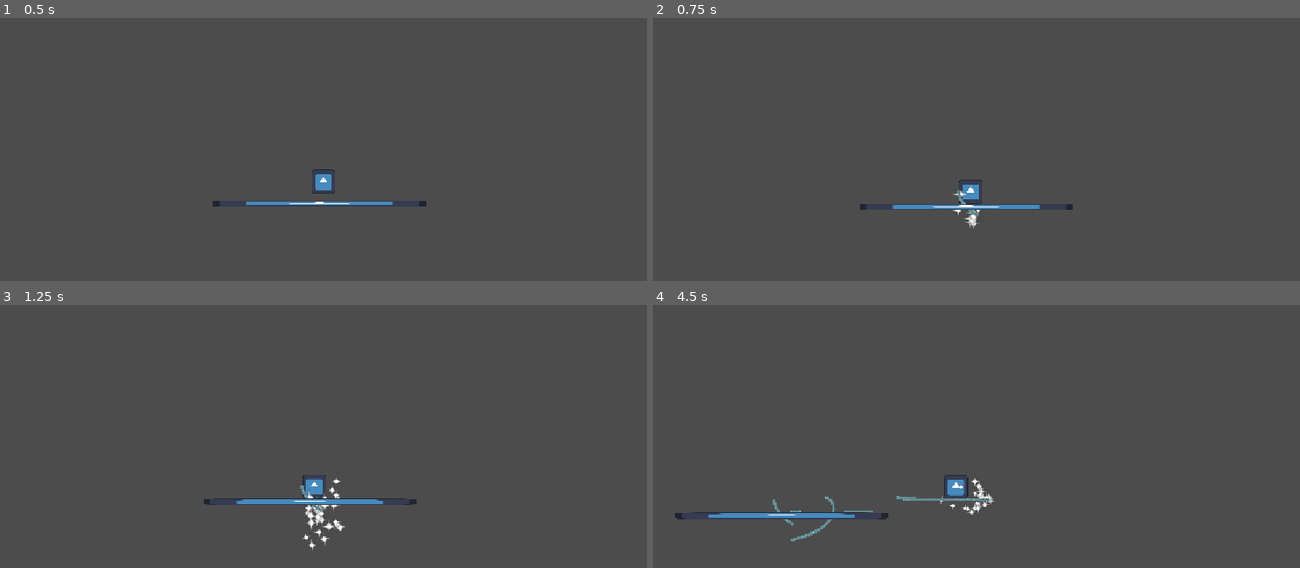
Above: before the commit, frames 1-4 (two rows, left to right).
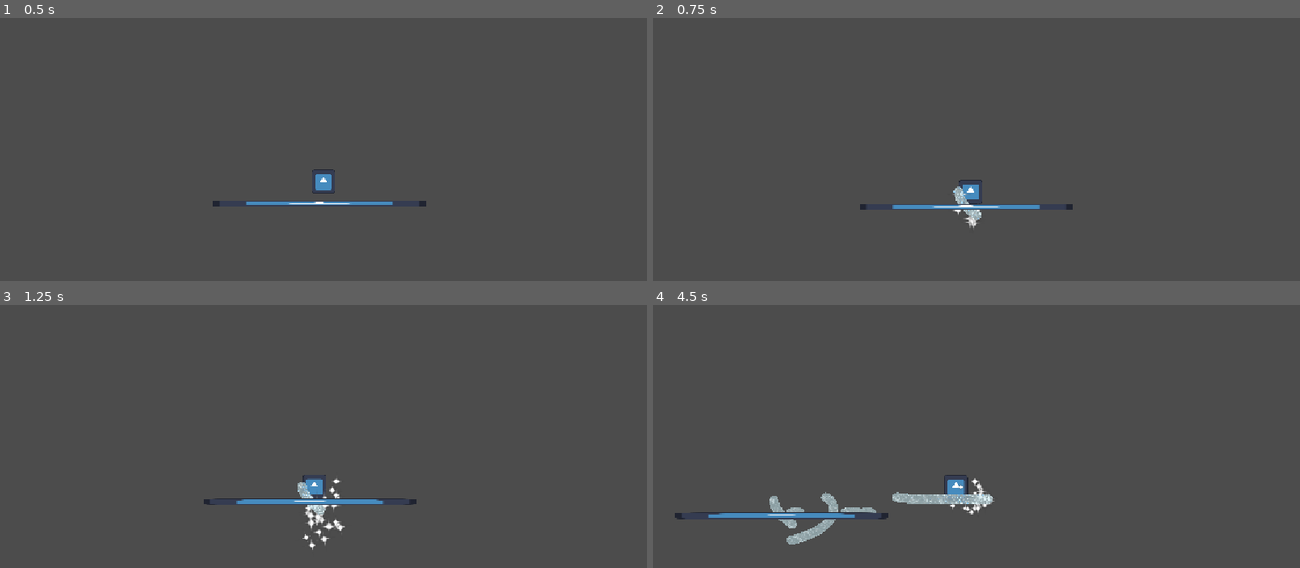
Above: after the commit, the same moments.

Repository: Zepeacedust/snow-game
Game: Godot game, scene res://TestingPlayground.tscn
The game is run twice, just before and just after one commit, with the same random seed, the same clock (stepped at 60 frames per second) and the same inputs. The engine's default icon, where the game draws it, is replaced by a stand-in: a white triangle on a blue panel in a dark square.
Inputs:
- Up to frame 1 (0.5 s): no input
- Up to frame 2 (0.75 s): hold Right (right) from 0.53 s (still down); hold Shift (bridge) from 0.53 s (still down)
- Up to frame 3 (1.25 s): keep holding Right (right); keep holding Shift (bridge); tap Space (jump) at 0.77 s
- Up to frame 4 (4.5 s): release Shift (bridge) at 1.28 s; tap Shift (bridge) at 1.35, 2.85, 4.35 s; tap Space (jump) at 1.52, 3.02, 3.77 s; release Right (right) at 2.03 s; hold Left (left) 2.03-2.78 s; hold Shift (bridge) 2.03-2.78 s; hold Right (right) 2.78-4.28 s; hold Shift (bridge) 3.53-4.28 s; hold Left (left) from 4.28 s (still down)

Frame 1 is identical in both runs. In frame 2, 0.2% of the frame differs, in the area x 46-51%, y 64-77%; in frame 3, 0.1%; in frame 4, 1.2%, in the area x 18-53%, y 71-92%.

Commit message:
Better crack and frosted glass shader combination
- Color of backdrop no longer negative behind the path.
- Added more options for frosted glass.
- Added some options for crack interaction with frost.
- Fragment function rewrite to combine cracks and frost better.
- Changed frost warp from using texture to creating procedural frost warp.

Diff:
--- a/BridgeObject.tscn
+++ b/BridgeObject.tscn
@@ -7,19 +7,24 @@
 
 [sub_resource type="ShaderMaterial" id="ShaderMaterial_oj7mg"]
 shader = ExtResource("2_oj7mg")
-shader_parameter/intensity = 0.01
-shader_parameter/tint_color = Color(0.4984898, 0.8680202, 0.9450601, 1)
-shader_parameter/tint_amount = 0.4
-shader_parameter/crack_depth = 2.236
-shader_parameter/crack_scale = 4.0
-shader_parameter/crack_zebra_scale = 2.67
-shader_parameter/crack_zebra_amp = 1.3
+shader_parameter/tint_color = Color(0.655007, 0.9101309, 0.9687231, 1)
+shader_parameter/tint_amount = 0.2910000138225
+shader_parameter/frost_scale = 45.30800210463
+shader_parameter/frost_refraction_px = 9.934000471865
+shader_parameter/frost_blur_lod = 1.022000048545
+shader_parameter/frost_whiteness = 0.14800000703
+shader_parameter/grain_amount = 0.0800000038
+shader_parameter/crack_depth = 2.126000100985
+shader_parameter/crack_scale = 1.0
+shader_parameter/crack_zebra_scale = 0.4850000230375
+shader_parameter/crack_zebra_amp = 1.098000052155
 shader_parameter/crack_profile = 1.0
-shader_parameter/crack_slope = 45.8
+shader_parameter/crack_slope = 30.9650014708375
 shader_parameter/crack_width = 0.001
-shader_parameter/refraction_offset = Vector2(25, 25)
-shader_parameter/reflection_offset = Vector2(1, 1)
-shader_parameter/reflection_color = Color(0.588, 0.588, 0.588, 0.5)
+shader_parameter/crack_clarity = 0.330000015675
+shader_parameter/crack_refraction_px = 44.902002132845
+shader_parameter/crack_edge_light = 0.20400000969
+shader_parameter/crack_darkness = 0.08
 
 [node name="BridgeObject" type="Path2D" unique_id=977108169 node_paths=PackedStringArray("line_visualizer")]
 curve = SubResource("Curve2D_1x2th")
@@ -29,7 +34,7 @@
 
 [node name="Line2D" type="Line2D" parent="." unique_id=1228438323]
 material = SubResource("ShaderMaterial_oj7mg")
-width = 16.0
+width = 50.0
 texture_mode = 1
 joint_mode = 2
 begin_cap_mode = 2
--- a/Shaders/IcePath.gdshader
+++ b/Shaders/IcePath.gdshader
@@ -1,13 +1,16 @@
 shader_type canvas_item;
 
-// mipmap is neaded for textureLod
-uniform sampler2D screen_texture: hint_screen_texture, repeat_disable, filter_nearest_mipmap;
-// works better as a normal with warping
-uniform sampler2D warp_texture: repeat_enable;
+// mipmaps are needed for textureLod (blur)
+uniform sampler2D screen_texture: hint_screen_texture, repeat_disable, filter_linear_mipmap;
 
-uniform float intensity: hint_range(0.0, 0.3) = 0.01;
-uniform vec4 tint_color: source_color = vec4(0.0, 0.0, 0.0, 1.0);
+// Frosted glass
+uniform vec4 tint_color: source_color = vec4(0.5, 0.87, 0.945, 1.0);
 uniform float tint_amount: hint_range(0.0, 1.0) = 0.4;
+uniform float frost_scale: hint_range(1.0, 200.0) = 30.0;
+uniform float frost_refraction_px: hint_range(0.0, 30.0) = 4.0;
+uniform float frost_blur_lod: hint_range(0.0, 6.0) = 3.0;
+uniform float frost_whiteness: hint_range(0.0, 0.5) = 0.12;
+uniform float noise_amount: hint_range(0.0, 0.2) = 0.03;
 
 // Crack generation
 uniform float crack_depth : hint_range(0.0, 10.0) = 2.236;
@@ -18,15 +21,13 @@
 uniform float crack_slope : hint_range(0.0, 50.0) = 45.8;
 uniform float crack_width : hint_range(0.0, 1.0) = 0.001;
 
+uniform float crack_clarity: hint_range(0.0, 1.0) = 0.9;
+uniform float crack_refraction_px: hint_range(0.0, 60.0) = 12.0;
+uniform float crack_edge_light: hint_range(0.0, 3.0) = 0.6;
+uniform float crack_darkness: hint_range(0.0, 1.0) = 0.08;
+
 const vec4 background_color = vec4(0.0, 0.0, 0.0, 0.0);
 const vec4 crack_color = vec4(0.0, 0.0, 0.0, 1.0);
-
-// Glass effect
-uniform vec2 refraction_offset = vec2(25.0,25.0);
-uniform vec2 reflection_offset = vec2(1.0,1.0);
-uniform vec4 reflection_color : source_color = vec4(0.588,0.588,0.588,0.5);
-
-uniform sampler2D SCREEN_TEXTURE : hint_screen_texture, filter_linear_mipmap;
 
 
 
@@ -130,31 +131,36 @@
 
 
 void fragment() {
-	// get our normal warp
-    vec2 warp = texture(warp_texture, UV).xy - 0.5;
-    // sample based on warp and intensity and blur based on intensity
-    vec4 screen = textureLod(screen_texture, UV + warp * intensity, intensity * 4.0);
-    // tint our image
-    screen = mix(screen, tint_color, tint_amount);
-    // get a random-ish value for some speckle noise
-    float noise = fract(sin(dot(UV, vec2(12.9898, 78.233))) * 43758.5453);
-    // light diffusion for glass shape highlights
-    float diff = max(dot(warp, normalize(vec2(1.0, 1.0))), 0.0);
-    // apply diffusion based on intensity
-    screen += diff * intensity;
-    // apply speckle noise based on intensity
-    screen += noise * intensity;
-    // yarp
-    //COLOR = screen;
-	//vec4 ref = texture(screen_texture, vec2(SCREEN_UV.x, 1.0 - SCREEN_UV.y - 0.13));
+	float crack = clamp(generate_cracks(UV).a, 0.0, 1.0);
+	// Slope of the crack
+	vec2 crack_grad = vec2(dFdx(crack), dFdy(crack));
 
-	//COLOR =  generate_cracks(UV) + screen + ref/2.0;
-	COLOR =  generate_cracks(UV) + screen;
-	//vec4 orig_color = COLOR;
-	//vec4 adjacent_color = generate_cracks(UV + TEXTURE_PIXEL_SIZE * reflection_offset);
-	//if (adjacent_color.a >= 1.0) {
-		//COLOR = reflection_color;
-	//} else {
-		//COLOR = texture(SCREEN_TEXTURE, SCREEN_UV + COLOR.a*(SCREEN_PIXEL_SIZE * refraction_offset));
-	//}
+	// Whole glass frosted and clear cracks
+	float frost = 1.0 - crack * crack_clarity;
+
+	// Procedural frost warp
+	vec2 frost_uv = UV * frost_scale;
+	vec2 frost_warp = vec2(noise(frost_uv), noise(frost_uv + vec2(17.3, 91.7)));
+
+	// Refract the backdrop, frost scatters while cracks bend
+	vec2 offset_px = frost_warp * frost_refraction_px * frost + crack_grad * crack_refraction_px;
+	vec2 uv = SCREEN_UV + offset_px * SCREEN_PIXEL_SIZE;
+
+	// Blur the backdrop based on frost amount
+	vec3 screen = textureLod(screen_texture, uv, frost_blur_lod * frost).rgb;
+
+	// Tint and whiten our image
+	screen = mix(screen, tint_color.rgb, tint_amount * frost);
+	screen += frost_whiteness * frost;
+
+	// Get a random-ish value for some speckle noise
+	float noise = fract(sin(dot(UV, vec2(12.9898, 78.233))) * 43758.5453) - 0.5;
+	// Apply speckle noise based on amount and frost
+	screen += noise * noise_amount * frost;
+
+	// Crack edge lighting and darkening giving some depth
+	screen += crack_edge_light * length(crack_grad);
+	screen *= 1.0 - crack_darkness * crack;
+
+	COLOR = vec4(screen, 1.0);
 }
